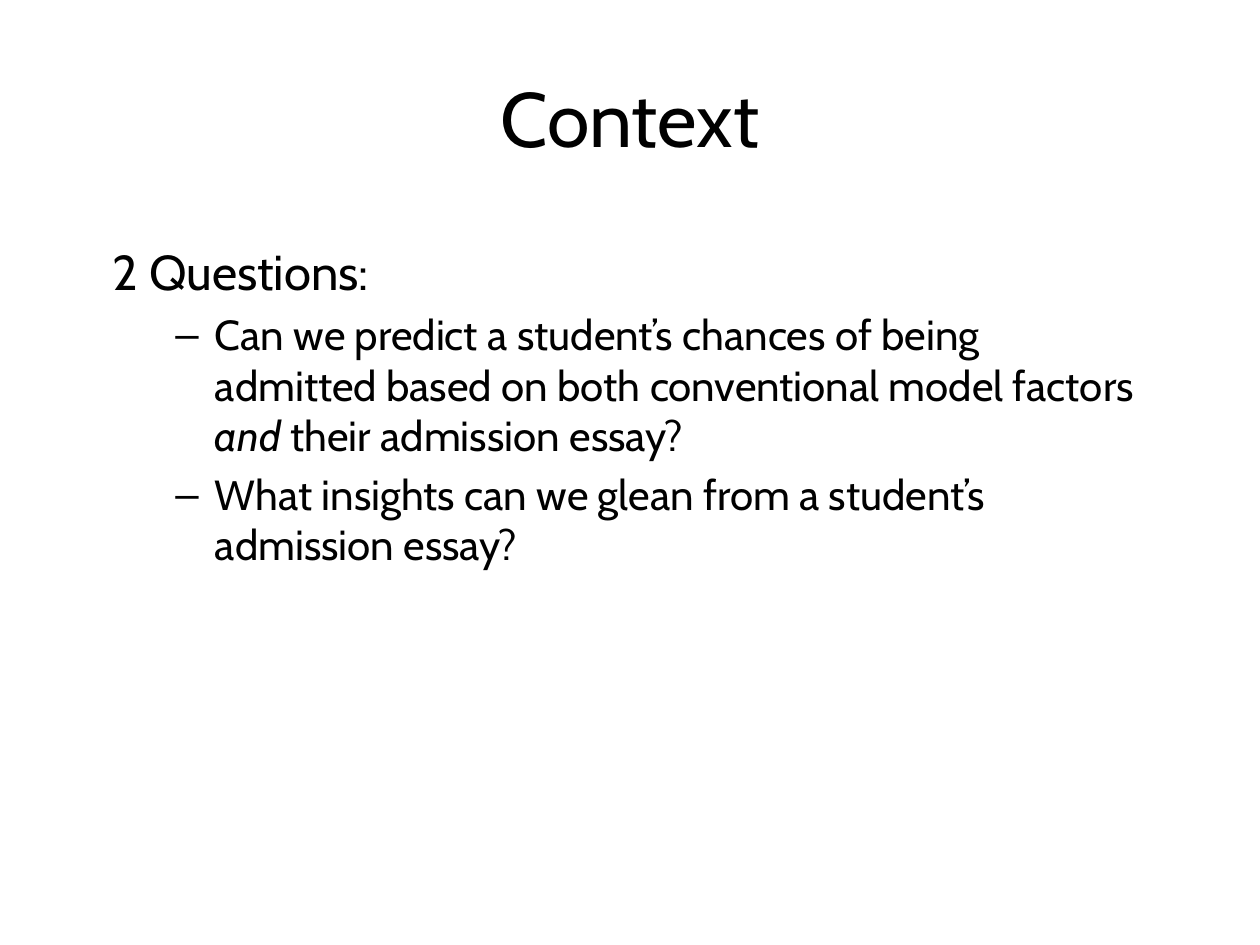
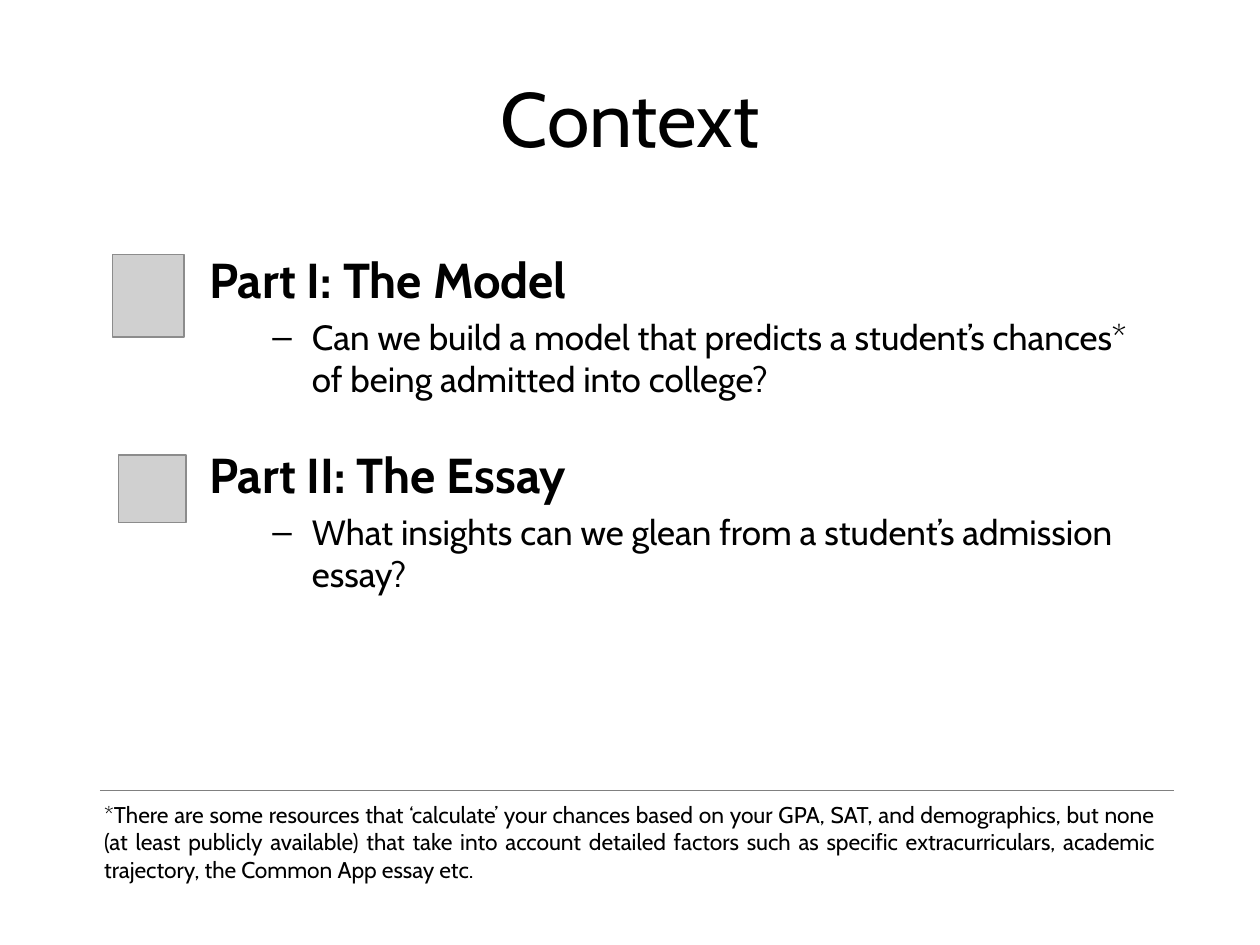
Before and after one commit to yungmsh/mining_the_common_app, a slide deck: slide 2 of presentation/MikeYung_Presentation_v1.pptx. Drawn at 1260x945 pixels with LibreOffice and Linux fonts; fonts in the diff are those of the drawing; grey boxes stand for pictures; background and template pictures are left out. Boxes give left, top, right and bottom in pixels: in the first picture for what was removed or moved away, otherwise in the second. Text is boxed around its words. In the diff, an @@ line names an element or a change of style, - is before the commit and + after.

Commit message:
model updates and presentation updates

```diff
--- a/presentation/MikeYung_Presentation_v1.pptx
+++ b/presentation/MikeYung_Presentation_v1.pptx
@@ picture added at [112,255,184,336] @@
@@ text "Part I: The Model": place and size @@
-text "Part I: The Model" at [112,255,1134,570]
+text "Part I: The Model" at [209,261,1127,595]
@@ text at [209,261,1127,504]: text changed; size 24 to 20 pt @@
-2 Questions:
-  – Can we predict a student’s chances of being admitted based on both conventional model factors and their admission essay?
+Part I: The Model
+  – Can we build a model that predicts a student’s chances* of being admitted into college?
+  Part II: The Essay
@@ picture added at [118,455,186,523] @@
@@ text at [312,518,1112,595]: size 24 to 20 pt in "What insights can we glean from a ..." @@
@@ line added from (100, 791) to (1174, 791), #808080 0.25 pt @@
@@ text added at [104,806,1154,884], 13 pt, text #000000 @@
+*There are some resources that ‘calculate’ your chances based on your GPA, SAT, and demographics, but none (at least publicly available) that take into account detailed factors such as specific extracurriculars, academic trajectory, the Common App essay etc.
```
Also in this commit, not shown: 10 other slides changed, 3 slides added, 1 slide removed, 5 other files.
